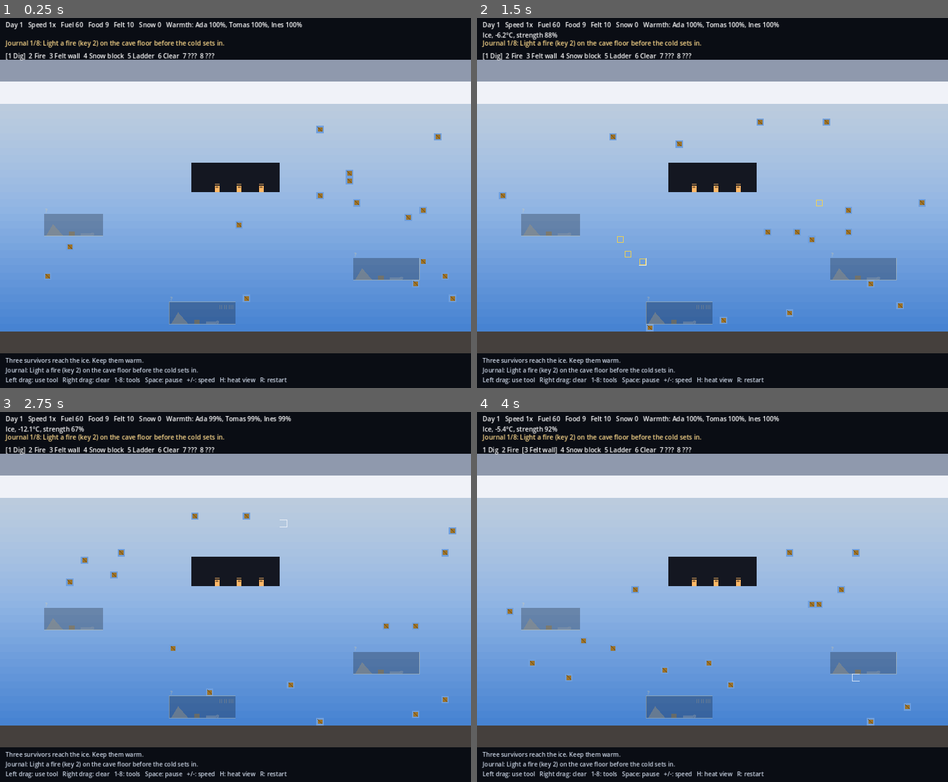
Above: before the commit, frames 1-4 (two rows, left to right).
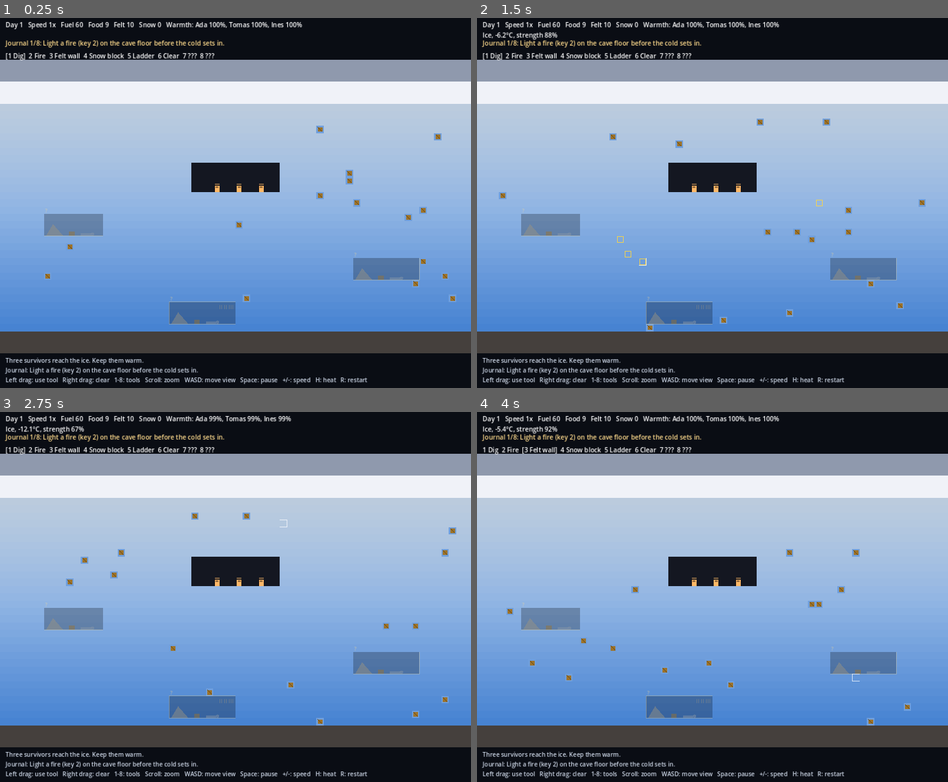
Above: after the commit, the same moments.

Repository: Yultra56/Meltwater
Game: Godot game, scene res://main.tscn
Same seed, same stepped clock (60 frames per second), same inputs: the game is played once before the commit and once after it.
Inputs (mouse positions are in pixels of both pictures, inside the frame that each line leads up to):
- Up to frame 1 (0.25 s): no input
- Up to frame 2 (1.5 s): tap Enter at 0.5 s; move the mouse to (816, 199) at 0.52 s; hold D 0.53-1.25 s; tap R at 0.6 s; click (816, 199) at 0.67 s; tap Space at 0.77, 1.25 s; drag from (618, 240) to (688, 302) at 1.27 s
- Up to frame 3 (2.75 s): tap Enter at 2 s; move the mouse to (282, 526) at 2.02 s; hold D from 2.03 s (still down); tap 1 at 2.1 s; click (282, 526) at 2.17 s; tap R at 2.3 s
- Up to frame 4 (4 s): release D at 2.75 s; drag from (688, 696) to (571, 552) at 2.77 s; tap Space at 3.5, 3.77 s; move the mouse to (853, 674) at 3.52 s; hold A from 3.53 s (still down); tap 3 at 3.6 s; click (853, 674) at 3.67 s; tap R at 3.8 s

The runs differ from the first frame. In frame 1, 0.4% of the frame differs, in the area x 31-78%, y 96-100%; in frame 2, 0.4%; in frame 3, 0.4%; in frame 4, 0.4%.

Commit message:
Slow the melting and add zoom and WASD camera movement
Ice now loses strength at 40% of the old rate, melting soaks up more of
the heat, and the glacier pulls warmed ice back toward its own
temperature a little faster; one fire melts about a third as much ice.
The scroll wheel zooms toward the pointer (1x to 4x) and WASD or the
arrow keys move the view, kept inside the world's edges. Solid bands
keep the text readable over a zoomed view.

Co-Authored-By: Claude Opus 5.5 (1M context) <noreply@anthropic.com>
Claude-Session: https://claude.ai/code/session_0114k4uAo6JhVq4bLajZW4an

Diff:
--- a/scripts/main.gd
+++ b/scripts/main.gd
@@ -7,6 +7,11 @@
 const CELL := 16
 const TOP := 92 # HUD band above the world, in pixels
 const MAX_SPEED := 3
+const BOTTOM := 156 # message band below the world, in pixels
+const MIN_ZOOM := 1.0
+const MAX_ZOOM := 4.0
+const ZOOM_STEP := 1.15
+const PAN_SPEED := 700.0 # screen pixels per second
 
 enum Tool { DIG, FIRE, FELT, SNOW, LADDER, CLEAR, LICHEN, STOVE }
 const TOOL_NAMES := ["Dig", "Fire", "Felt wall", "Snow block", "Ladder", "Clear", "Lichen bed", "Peat stove"]
@@ -48,11 +53,16 @@
 var _journal: Label
 var _log: Label
 var _banner: Label
+var _camera: Camera2D
 
 
 func _ready() -> void:
+	_camera = Camera2D.new()
+	add_child(_camera)
+	_camera.make_current()
 	_build_ui()
 	_new_world()
+	_reset_camera()
 
 
 func _new_world() -> void:
@@ -64,6 +74,15 @@
 func _build_ui() -> void:
 	var layer := CanvasLayer.new()
 	add_child(layer)
+	# Solid bands above and below the world so a zoomed-in view never shows through the text.
+	var view := Vector2(WorldSim.W * CELL, TOP + WorldSim.H * CELL + BOTTOM)
+	for band in [Rect2(0, 0, view.x, TOP), Rect2(0, TOP + WorldSim.H * CELL, view.x, BOTTOM)]:
+		var panel := ColorRect.new()
+		panel.color = COLOR_BACKGROUND
+		panel.position = band.position
+		panel.size = band.size
+		panel.mouse_filter = Control.MOUSE_FILTER_IGNORE
+		layer.add_child(panel)
 	_hud = Label.new()
 	_hud.position = Vector2(12, 6)
 	_hud.add_theme_font_size_override("font_size", 14)
@@ -99,6 +118,7 @@
 			steps += 1
 		if steps == 10:
 			_accumulator = 0.0 # the machine can't keep up; drop the backlog rather than spiral
+	_pan_camera(delta)
 	_update_ui()
 	queue_redraw()
 
@@ -120,8 +140,14 @@
 			KEY_EQUAL, KEY_KP_ADD: speed = mini(speed + 1, MAX_SPEED)
 			KEY_MINUS, KEY_KP_SUBTRACT: speed = maxi(speed - 1, 1)
 			KEY_H: _heat_view = not _heat_view
-			KEY_R: _new_world()
+			KEY_R:
+				_new_world()
+				_reset_camera()
 	elif event is InputEventMouseButton:
+		if event.button_index == MOUSE_BUTTON_WHEEL_UP or event.button_index == MOUSE_BUTTON_WHEEL_DOWN:
+			if event.pressed:
+				_zoom_at(event.position, ZOOM_STEP if event.button_index == MOUSE_BUTTON_WHEEL_UP else 1.0 / ZOOM_STEP)
+			return
 		if event.pressed:
 			_painting = 1 if event.button_index == MOUSE_BUTTON_LEFT else 2 if event.button_index == MOUSE_BUTTON_RIGHT else 0
 			_apply_at(_cell_at(event.position))
@@ -134,8 +160,62 @@
 
 
 func _cell_at(screen: Vector2) -> Vector2i:
-	var local := get_global_transform_with_canvas().affine_inverse() * screen
+	if screen.y < TOP or screen.y >= TOP + WorldSim.H * CELL:
+		return Vector2i(-1, -1) # over the text bands, not the world
+	var local := _screen_to_world(screen)
 	return Vector2i(floori(local.x / CELL), floori((local.y - TOP) / CELL))
+
+
+# --- Camera ------------------------------------------------------------------
+# The world is drawn at its natural size between the two text bands; at zoom 1 it fills that gap exactly.
+
+func _screen_to_world(screen: Vector2) -> Vector2:
+	return _camera.position + (screen - get_viewport_rect().size / 2.0) / _camera.zoom.x
+
+
+func _reset_camera() -> void:
+	_camera.zoom = Vector2.ONE
+	_camera.position = get_viewport_rect().size / 2.0
+	_clamp_camera()
+
+
+func _zoom_at(screen: Vector2, factor: float) -> void:
+	var before := _screen_to_world(screen)
+	var zoom := clampf(_camera.zoom.x * factor, MIN_ZOOM, MAX_ZOOM)
+	_camera.zoom = Vector2(zoom, zoom)
+	# Keep the point under the cursor in place while zooming.
+	_camera.position = before - (screen - get_viewport_rect().size / 2.0) / zoom
+	_clamp_camera()
+
+
+func _pan_camera(delta: float) -> void:
+	var dir := Vector2.ZERO
+	if Input.is_physical_key_pressed(KEY_A) or Input.is_physical_key_pressed(KEY_LEFT):
+		dir.x -= 1.0
+	if Input.is_physical_key_pressed(KEY_D) or Input.is_physical_key_pressed(KEY_RIGHT):
+		dir.x += 1.0
+	if Input.is_physical_key_pressed(KEY_W) or Input.is_physical_key_pressed(KEY_UP):
+		dir.y -= 1.0
+	if Input.is_physical_key_pressed(KEY_S) or Input.is_physical_key_pressed(KEY_DOWN):
+		dir.y += 1.0
+	if dir != Vector2.ZERO:
+		_camera.position += dir.normalized() * PAN_SPEED * delta / _camera.zoom.x
+		_clamp_camera()
+
+
+## Keeps the visible part of the world inside its edges, measured in the gap between the text bands.
+func _clamp_camera() -> void:
+	var zoom := _camera.zoom.x
+	var screen := get_viewport_rect().size
+	var gap_center := Vector2(screen.x / 2.0, TOP + WorldSim.H * CELL / 2.0)
+	var offset := (gap_center - screen / 2.0) / zoom # from camera centre to the gap's centre, in world units
+	var half := Vector2(WorldSim.W * CELL, WorldSim.H * CELL) / zoom / 2.0
+	var world_min := Vector2(0, TOP)
+	var world_max := Vector2(WorldSim.W * CELL, TOP + WorldSim.H * CELL)
+	var focus := _camera.position + offset
+	focus.x = clampf(focus.x, world_min.x + half.x, world_max.x - half.x)
+	focus.y = clampf(focus.y, world_min.y + half.y, world_max.y - half.y)
+	_camera.position = focus - offset
 
 
 func _apply_at(cell: Vector2i) -> void:
@@ -177,7 +257,7 @@
 		hover, "  ".join(tools),
 	]
 	_journal.text = "Journal %d/%d: %s" % [mini(world.journal_step + 1, world.journal.size()), world.journal.size(), world.journal_text()]
-	_log.text = "\n".join(world.messages) + "\nLeft drag: use tool   Right drag: clear   1-8: tools   Space: pause   +/-: speed   H: heat view   R: restart"
+	_log.text = "\n".join(world.messages) + "\nLeft drag: use tool   Right drag: clear   1-8: tools   Scroll: zoom   WASD: move view   Space: pause   +/-: speed   H: heat   R: restart"
 	if world.is_won():
 		_banner.text = "The journal is complete. %d of 3 made it, on day %d." % [world.alive_count(), world.day() + 1]
 	elif world.is_lost():
--- a/scripts/world.gd
+++ b/scripts/world.gd
@@ -23,8 +23,8 @@
 const CONDUCT := [0.12, 0.06, 0.04, 0.004, 0.012, 0.05]
 const WATER_CONDUCT := 0.09
 const CONVECTION := 0.08
-const ICE_RELAX := 0.002 # how strongly ice drifts back to the glacier's own temperature
-const MELT_RATE := 0.015
+const ICE_RELAX := 0.003 # how strongly ice drifts back to the glacier's own temperature
+const MELT_RATE := 0.006
 const COLLAPSE_INTEGRITY := 0.45
 const REFROZEN_INTEGRITY := 0.55
 const FIRE_HEAT := 3.0
@@ -454,7 +454,7 @@
 			if temp[i] > MELT_POINT:
 				var excess := temp[i] - MELT_POINT
 				integrity[i] -= excess * MELT_RATE * (2.0 if t == Tile.SNOW else 1.0)
-				temp[i] = MELT_POINT + excess * 0.5 # melting soaks up heat
+				temp[i] = MELT_POINT + excess * 0.3 # melting soaks up most of the heat
 				if integrity[i] <= 0.0:
 					_melt(i, 0.3 if t == Tile.SNOW else 0.6)
 		elif t == Tile.AIR and water[i] > 0.0 and temp[i] < FREEZE_POINT:
Not shown, changed: README.md
